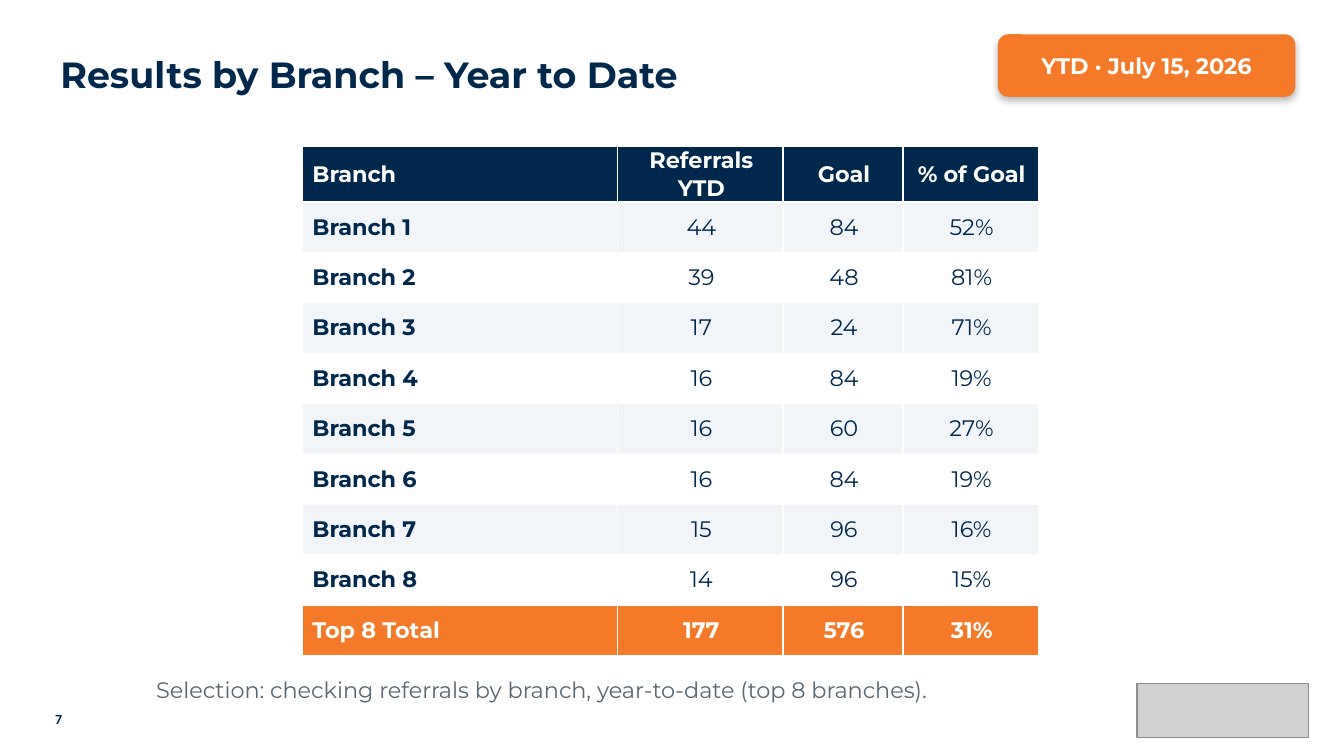
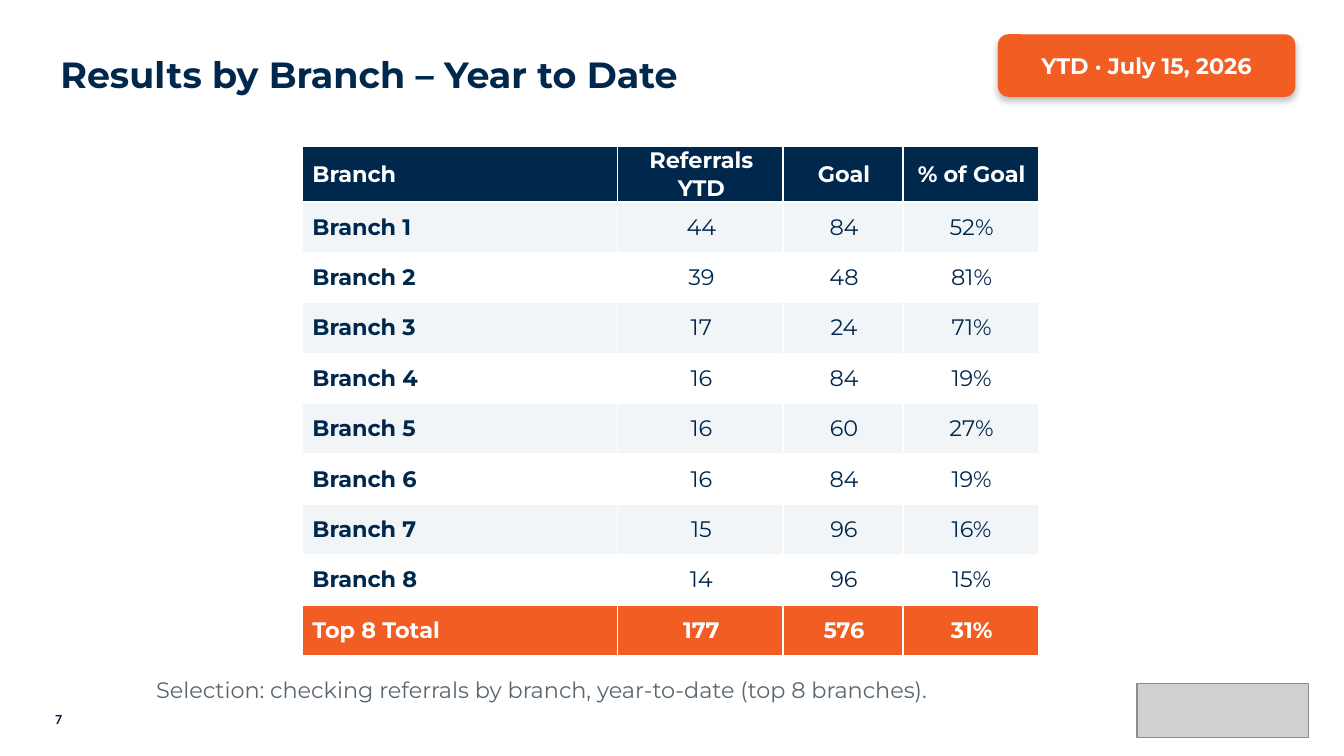
Before and after one commit to aburgard-csi/Velocity_Reporting, a slide deck: slide 7 of templates/ics_template.pptx. Drawn at 1344x756 pixels with LibreOffice and Linux fonts; fonts in the diff are those of the drawing; grey boxes stand for pictures. Boxes give left, top, right and bottom in pixels: in the first picture for what was removed or moved away, otherwise in the second. Text is boxed around its words. In the diff, an @@ line names an element or a change of style, - is before the commit and + after.

```diff
--- a/templates/ics_template.pptx
+++ b/templates/ics_template.pptx
@@ rounded rectangle "YTD · July 15, 2026" at (x1=998, y1=34, x2=1296, y2=97): fill #F47A29 to #F15D22 @@
@@ table at (x1=302, y1=146, x2=1038, y2=650) @@
@@ fill #F47A29 to #F15D22 in row 10 @@
```
Also in this commit, not shown: 14 other slides changed, 13 other files.
